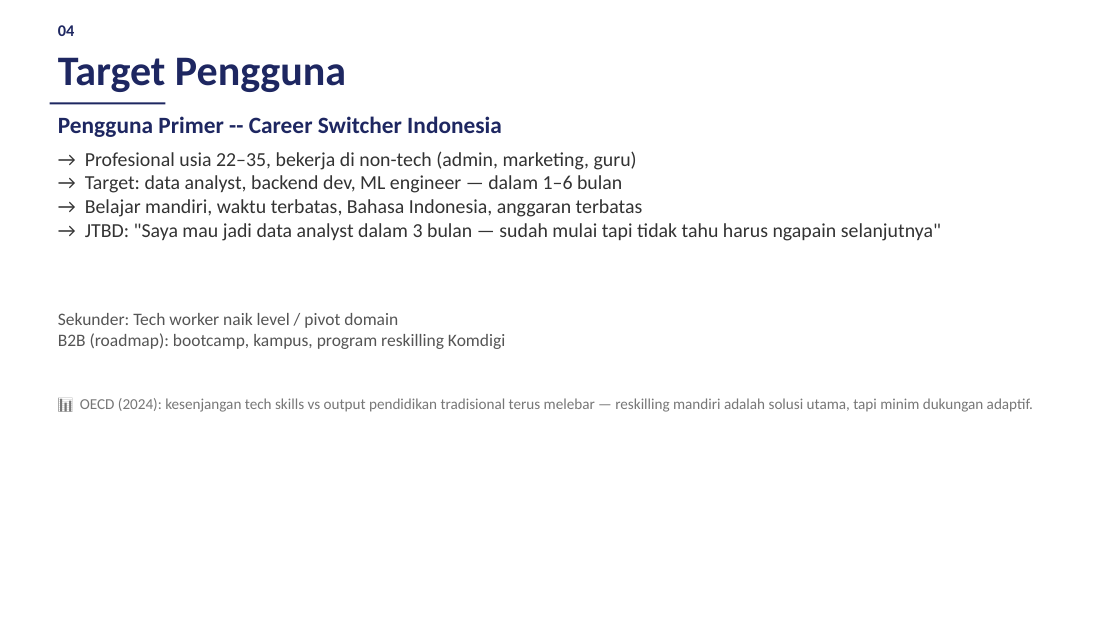
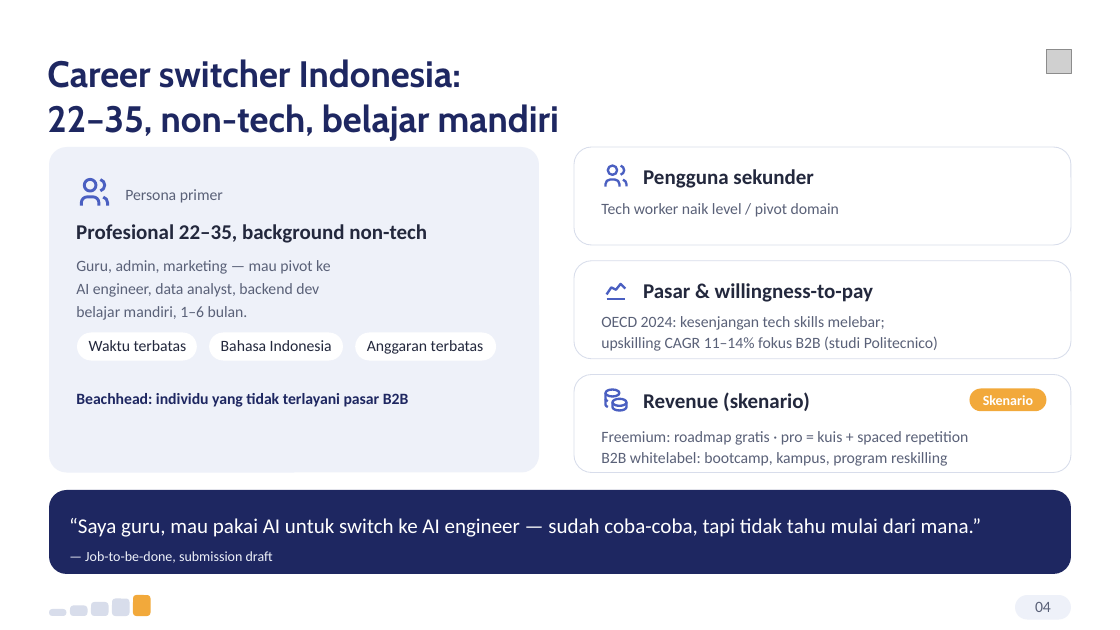
Before and after one commit to mmuchsin/serambi-ai, a slide deck: slide 4 of slides/serambi-pitch-deck.pptx. Drawn at 1120x630 pixels with LibreOffice and Linux fonts; fonts in the diff are those of the drawing; grey boxes stand for pictures. Boxes give left, top, right and bottom in pixels: in the first picture for what was removed or moved away, otherwise in the second. Text is boxed around its words. In the diff, an @@ line names an element or a change of style, - is before the commit and + after.

```diff
--- a/slides/serambi-pitch-deck.pptx
+++ b/slides/serambi-pitch-deck.pptx
@@ text added at box(47, 59, 559, 141), 31.5 pt, text #1E2761, bold @@
+Career switcher Indonesia:
+22–35, non-tech, belajar mandiri
@@ text removed at box(58, 57, 346, 92) @@
-Target Pengguna
@@ picture added at box(1047, 49, 1071, 73) @@
@@ rectangle removed at box(50, 103, 166, 104) @@
@@ text removed at box(58, 116, 502, 137) @@
-Pengguna Primer -- Career Switcher Indonesia
@@ text removed at box(85, 151, 941, 241) @@
-→ Profesional usia 22–35, bekerja di non-tech (admin, marketing, guru)
-→ Target: data analyst, backend dev, ML engineer — dalam 1–6 bulan
-→ Belajar mandiri, waktu terbatas, Bahasa Indonesia, anggaran terbatas
-→ JTBD: "Saya mau jadi data analyst dalam 3 bulan — sudah mulai tapi tidak tahu harus ngapain selanjutnya"
@@ group added at box(574, 147, 1071, 245): 4 freeform shapes, 1 rounded rectangle, 1 text @@
+Pengguna sekunder
@@ text at box(601, 203, 839, 217): text changed; size 15 to 13.5 pt; text colour #555555 to #5A6178 @@
-Sekunder: Tech worker naik level / pivot domain
-B2B (roadmap): bootcamp, kampus, program reskilling Komdigi
+Tech worker naik level / pivot domain
@@ group added at box(574, 260, 1071, 359): 3 texts, 2 freeform shapes, 1 rounded rectangle @@
+Pasar & willingness-to-pay
+OECD 2024: kesenjangan tech skills melebar;
+upskilling CAGR 11–14% fokus B2B (studi Politecnico)
@@ group added at box(49, 147, 539, 473): 7 texts, 4 rounded rectangles, 4 freeform shapes @@
+Persona primer
+Profesional 22–35, background non-tech
+Guru, admin, marketing — mau pivot ke
+AI engineer, data analyst, backend dev
+belajar mandiri, 1–6 bulan.
+Waktu terbatas
+Bahasa Indonesia
+Anggaran terbatas
+Beachhead: individu yang tidak terlayani pasar B2B
@@ text removed at box(80, 398, 1033, 412) @@
-📊 OECD (2024): kesenjangan tech skills vs output pendidikan tradisional terus melebar — reskilling mandiri adalah solusi utama, tapi minim dukungan adaptif.
@@ group added at box(574, 375, 1071, 473): 5 freeform shapes, 3 texts, 2 rounded rectangles @@
+Revenue (skenario)
+Skenario
+Freemium: roadmap gratis · pro = kuis + spaced repetition
+B2B whitelabel: bootcamp, kampus, program reskilling
@@ rounded rectangle added at box(49, 490, 1071, 574), fill #1E2761 @@
@@ text added at box(69, 518, 981, 537), 18 pt, text #FFFFFF @@
+“Saya guru, mau pakai AI untuk switch ke AI engineer — sudah coba-coba, tapi tidak tahu mulai dari mana.”
@@ text added at box(85, 551, 273, 563), 12 pt, text #EEF1F9 @@
+— Job-to-be-done, submission draft
@@ group added at box(49, 595, 1071, 619): 6 rounded rectangles @@
@@ text "04": place and size @@
-text "04" at box(58, 25, 75, 36)
+text "04" at box(1035, 602, 1051, 612)
@@ text "04" at box(1035, 602, 1051, 612): size 14 to 13.5 pt, text colour #1E2761 to #5A6178, bold off; alignment left to centre @@
```
Also in this commit, not shown: 9 other slides changed, 1 slide added, 1 slide removed, 13 other files.
